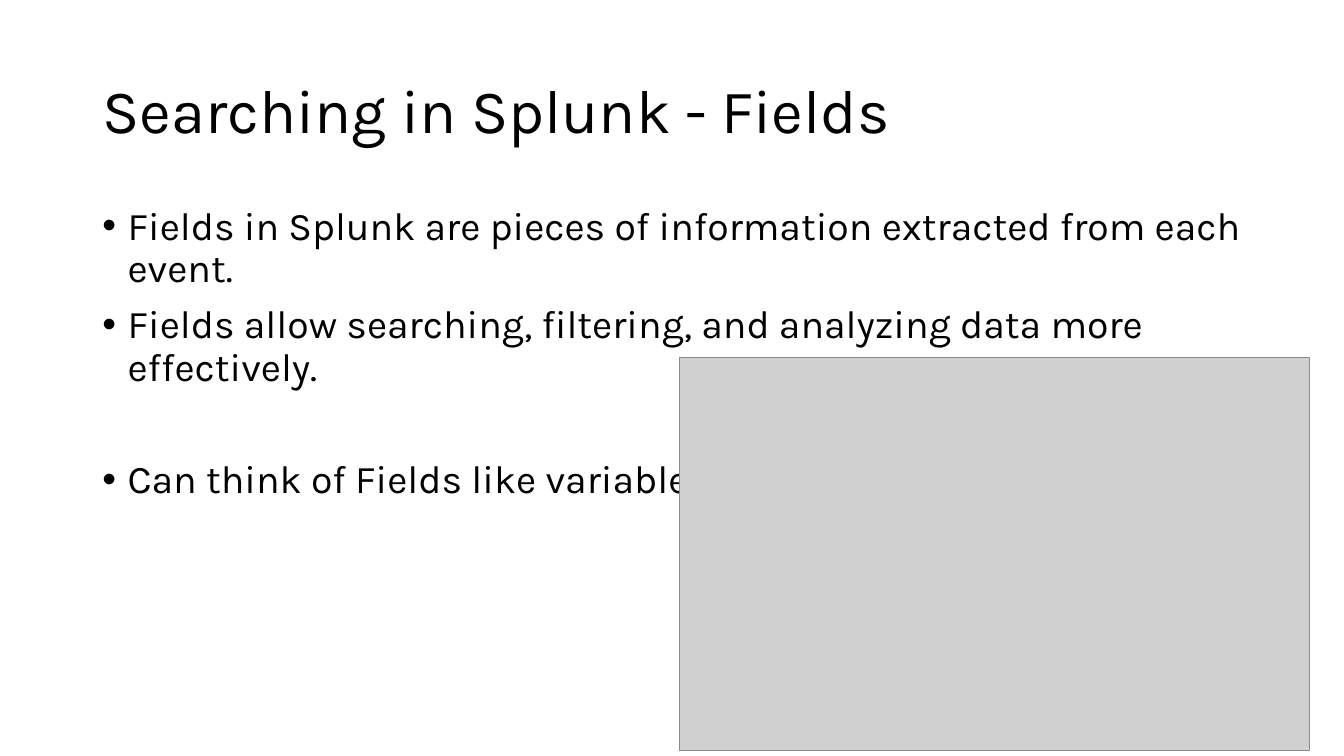
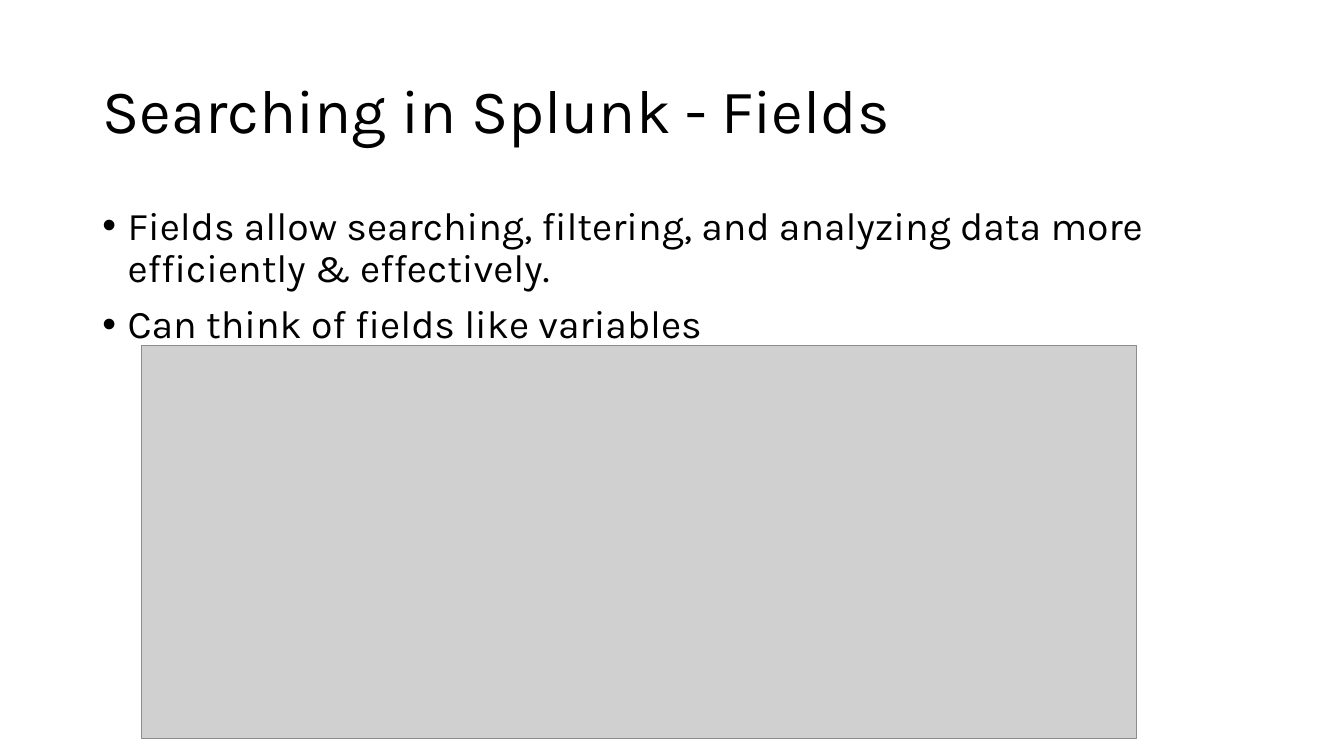
Before and after one commit to G1useppe/65sch00l, a slide deck: slide 5 of host/Splunk/Training Cell - Conversion course - Splunk.pptx. Drawn at 1344x756 pixels with LibreOffice and Linux fonts; fonts in the diff are those of the drawing; grey boxes stand for pictures. Boxes give left, top, right and bottom in pixels: in the first picture for what was removed or moved away, otherwise in the second. Text is boxed around its words. In the diff, an @@ line names an element or a change of style, - is before the commit and + after.

```diff
--- a/host/Splunk/Training Cell - Conversion course - Splunk.pptx
+++ b/host/Splunk/Training Cell - Conversion course - Splunk.pptx
@@ text at (128,213,1143,348): text changed @@
-• Fields in Splunk are pieces of information extracted from each event.
-• Fields allow searching, filtering, and analyzing data more effectively.
-• Can think of Fields like variables
+• Fields allow searching, filtering, and analyzing data more efficiently & effectively.
+• Can think of fields like variables
@@ picture: place and size @@
-picture at (680,358,1310,751)
+picture at (142,346,1137,739)
```
Also in this commit, not shown: 8 other slides changed, 9 slides removed, 2 other files.
